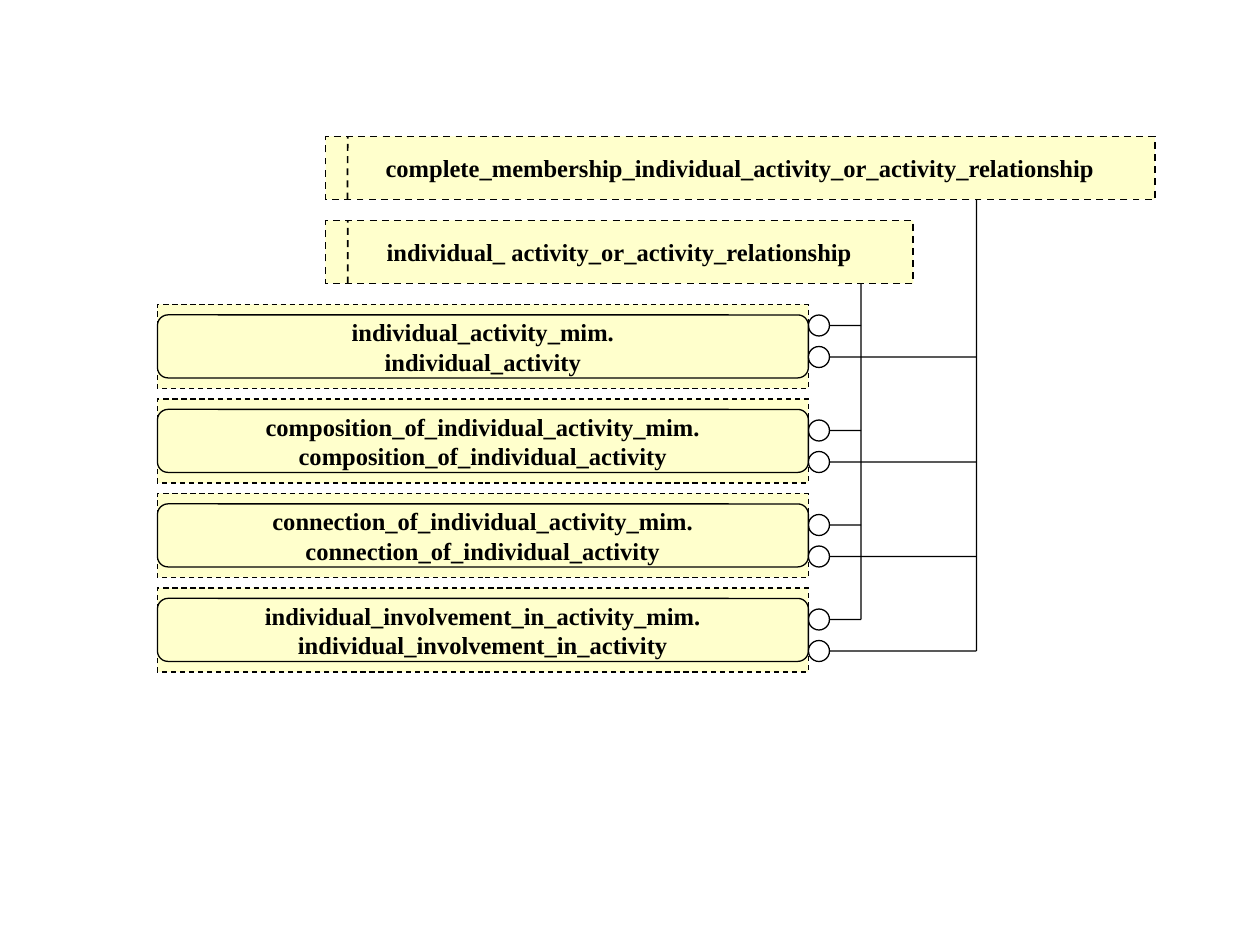
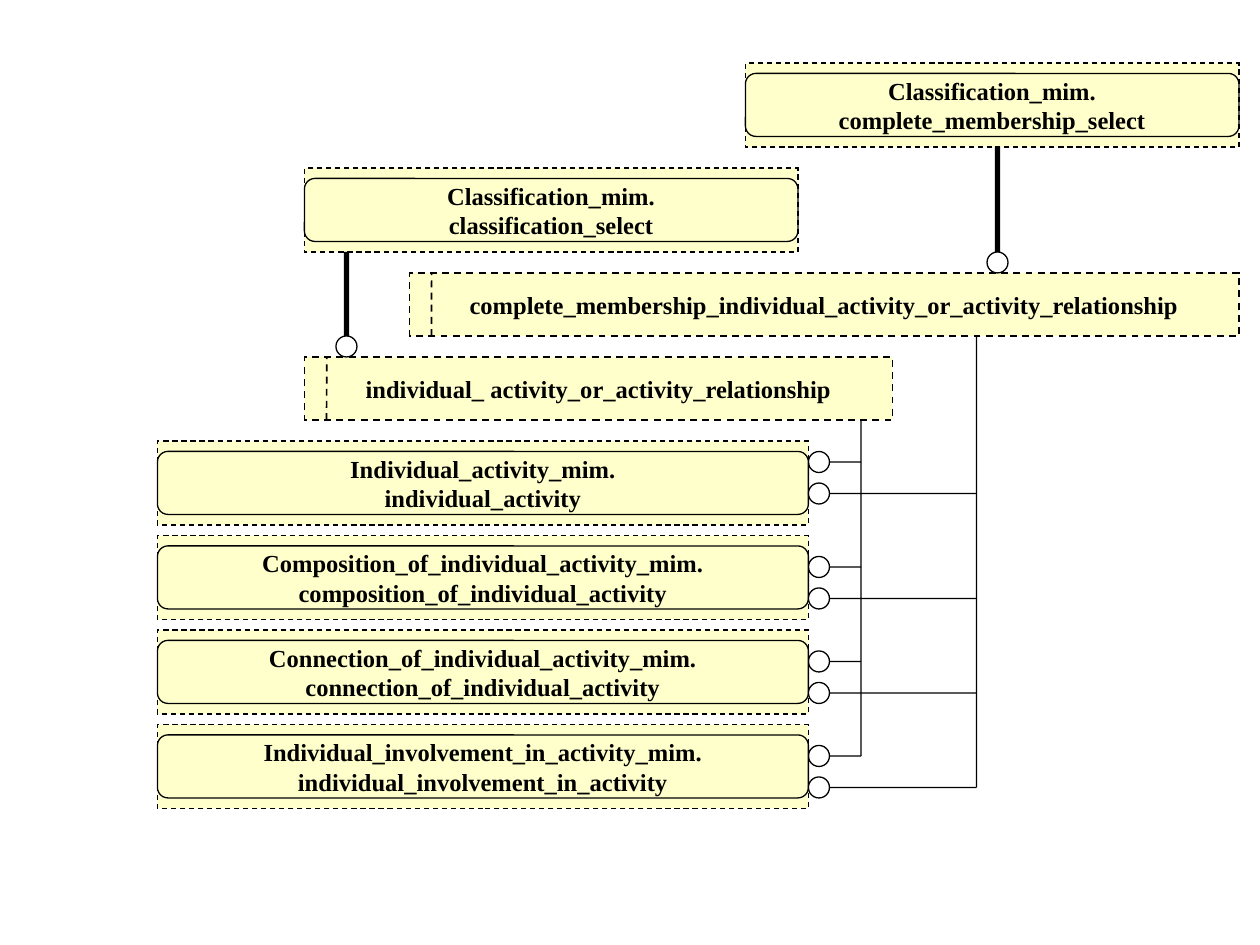
Before and after one commit to starseeker/stepmod_mirror, a slide deck: slide 5 of data/modules/activity_structure_and_classification/activity_structure_and_classification.ppt. Drawn at 1260x945 pixels with LibreOffice and Linux fonts; fonts in the diff are those of the drawing. Boxes give left, top, right and bottom in pixels: in the first picture for what was removed or moved away, otherwise in the second. Text is boxed around its words. In the diff, an @@ line names an element or a change of style, - is before the commit and + after.

```diff
--- a/data/modules/activity_structure_and_classification/activity_structure_and_classification.ppt
+++ b/data/modules/activity_structure_and_classification/activity_structure_and_classification.ppt
@@ rectangle added at (746, 63, 1240, 147), fill #FFFFCC, outline #000000 0.74 pt dashed, 14 pt, text #000000, bold @@
+Classification_mim.
+complete_membership_select
@@ rounded rectangle added at (746, 73, 1240, 136), outline #000000 0.74 pt @@
@@ line added from (998, 252) to (998, 147), #000000 3 pt @@
@@ rounded rectangle: place and size @@
-rounded rectangle at (158, 315, 809, 378)
+rounded rectangle at (305, 179, 799, 242)
@@ rectangle added at (305, 168, 799, 252), fill #FFFFCC, outline #000000 0.74 pt dashed, 14 pt, text #000000, bold @@
+Classification_mim.
+classification_select
@@ line added from (346, 336) to (346, 252), #000000 3 pt @@
@@ ellipse: place and size @@
-ellipse at (809, 315, 830, 336)
+ellipse at (987, 252, 1008, 273)
@@ rectangle "complete_membership_individual_activity_or_activity_relation ...": place and size @@
-rectangle "complete_membership_individual_activity_or_activity_relation ..." at (325, 136, 1154, 199)
+rectangle "complete_membership_individual_activity_or_activity_relation ..." at (410, 273, 1239, 336)
@@ line moved from (348, 284) - (348, 220) to (432, 336) - (432, 273) @@
@@ rectangle "individual_ activity_or_activity_relationship": place and size @@
-rectangle "individual_ activity_or_activity_relationship" at (325, 220, 914, 284)
+rectangle "individual_ activity_or_activity_relationship" at (305, 357, 893, 420)
@@ line moved from (348, 199) - (348, 136) to (326, 420) - (326, 357) @@
@@ ellipse added at (336, 336, 358, 358), fill #FFFFFF, outline #000000 0.74 pt @@
@@ 4 rectangles, 2 lines: place and size @@
-4 rectangles, 2 lines at (158, 199, 976, 673)
+4 rectangles, 2 lines at (158, 336, 976, 809)
@@ text in rectangle at (350, 461, 615, 483): text changed @@
-individual_activity_mim.
+Individual_activity_mim.
@@ line moved from (829, 431) - (861, 431) to (829, 462) - (861, 462) @@
@@ ellipse: place and size @@
-ellipse at (809, 514, 830, 536)
+ellipse at (809, 483, 830, 504)
@@ line moved from (829, 462) - (976, 462) to (829, 494) - (976, 494) @@
@@ text in rectangle at (262, 554, 703, 578): text changed @@
-composition_of_individual_activity_mim.
+Composition_of_individual_activity_mim.
@@ ellipse: place and size @@
-ellipse at (809, 546, 830, 567)
+ellipse at (809, 557, 830, 578)
@@ ellipse: place and size @@
-ellipse at (809, 609, 830, 630)
+ellipse at (809, 588, 830, 610)
@@ text in rectangle at (269, 649, 696, 672): text changed @@
-connection_of_individual_activity_mim.
+Connection_of_individual_activity_mim.
@@ ellipse: place and size @@
-ellipse at (809, 640, 830, 662)
+ellipse at (809, 651, 830, 673)
@@ ellipse: place and size @@
-ellipse at (809, 346, 830, 368)
+ellipse at (809, 683, 830, 704)
@@ 4 lines, 3 rounded rectangles: place and size @@
-4 lines, 3 rounded rectangles at (158, 410, 976, 662)
+4 lines, 3 rounded rectangles at (158, 451, 976, 703)
@@ rounded rectangle added at (158, 735, 809, 798), outline #000000 0.74 pt @@
@@ text in rectangle at (264, 744, 702, 767): text changed @@
-individual_involvement_in_activity_mim.
+Individual_involvement_in_activity_mim.
@@ ellipse: place and size @@
-ellipse at (809, 420, 830, 441)
+ellipse at (809, 746, 830, 767)
@@ ellipse added at (809, 777, 830, 799), fill #FFFFFF, outline #000000 0.74 pt @@
@@ line moved from (829, 325) - (861, 325) to (829, 756) - (861, 756) @@
@@ line moved from (829, 357) - (976, 357) to (829, 788) - (976, 788) @@
```
Also in this commit, not shown: 4 other slides changed, 32 other files.
